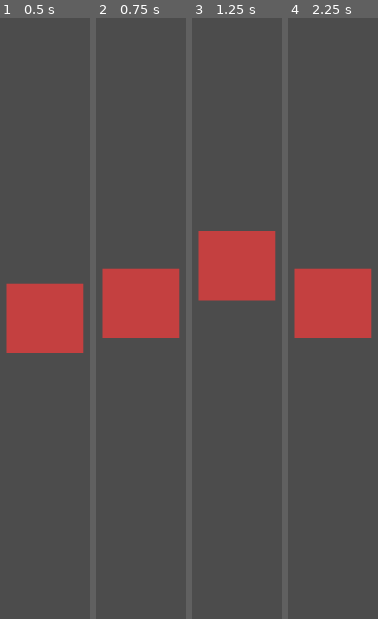
Above: before the commit, frames 1-4 (left to right).
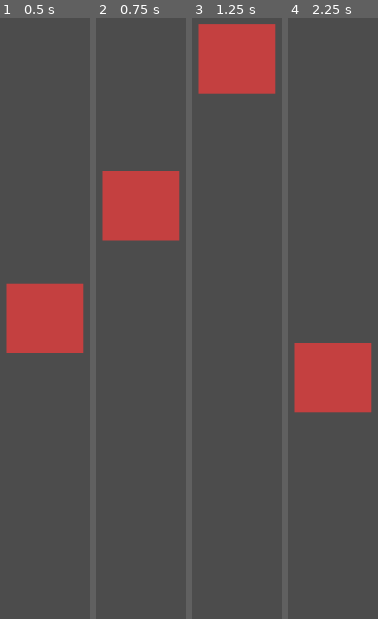
Above: after the commit, the same moments.

Repository: arthurnog/MicRunner
Game: Godot game, scene res://scenes/cursor.tscn
The game is run twice, just before and just after one commit, with the same random seed, the same clock (stepped at 60 frames per second) and the same inputs.
Inputs (mouse positions are in pixels of both pictures, inside the frame that each line leads up to):
- Up to frame 1 (0.5 s): no input
- Up to frame 2 (0.75 s): tap Enter at 0.5 s; hold Up (ui_up) from 0.53 s (still down); click (140, 318) at 0.67 s
- Up to frame 3 (1.25 s): keep holding Up (ui_up)
- Up to frame 4 (2.25 s): move the mouse to (outside the picture) at 1.27 s; release Up (ui_up) at 1.28 s; hold Down (ui_down) 1.28-2.03 s; move the mouse to (377, 144) at 2.02 s; hold Up (ui_up) from 2.03 s (still down)

Frame 1 is identical in both runs. In frame 2, 20% of the frame differs, in the area x 6-94%, y 25-54%; in frame 3, 20%, in the area x 6-94%, y 0-48%; in frame 4, 20%.

Commit message:
início da criação de uma trilha gerada proceduralmente

Diff:
--- a/humingRunner/project.godot
+++ b/humingRunner/project.godot
@@ -24,6 +24,7 @@
 window/size/width=720
 window/size/height=1280
 window/size/borderless=true
+window/size/fullscreen=true
 window/vsync/use_vsync=false
 
 [physics]
--- /dev/null
+++ b/humingRunner/scenes/RandomRoads.tscn
@@ -0,0 +1,10 @@
+[gd_scene load_steps=3 format=2]
+
+[ext_resource path="res://scripts/Line2D.gd" type="Script" id=1]
+[ext_resource path="res://scripts/RandomRoads.gd" type="Script" id=2]
+
+[node name="road" type="Node2D"]
+script = ExtResource( 2 )
+
+[node name="Line2D" type="Line2D" parent="."]
+script = ExtResource( 1 )
--- /dev/null
+++ b/humingRunner/scripts/Line2D.gd
@@ -0,0 +1,16 @@
+extends Line2D
+
+
+# Declare member variables here. Examples:
+# var a = 2
+# var b = "text"
+
+
+# Called when the node enters the scene tree for the first time.
+func _ready():
+	pass # Replace with function body.
+
+
+# Called every frame. 'delta' is the elapsed time since the previous frame.
+#func _process(delta):
+#	pass
--- /dev/null
+++ b/humingRunner/scripts/RandomRoads.gd
@@ -0,0 +1,35 @@
+extends Node2D
+
+
+export var num = 2
+export var slice = 10
+export var hillRange = 100
+
+var screenSize
+var road = Array()
+
+func _ready():
+	randomize()
+	screenSize = get_viewport().get_visible_rect().size
+	road = Array()
+	var startY = screenSize.y*(3/4) + (-hillRange + randi()%hillRange)
+	road.append(Vector2(0,startY))
+	addHills()
+
+func addHills():
+	var hillWidth = screenSize.x/num
+	var hillSlices = hillWidth/slice
+	var start = road[-1]
+	for i in range(num):
+		var height = randi()%hillRange
+		start.y-=height
+		for j in range(0, hillSlices):
+			var hillPoint = Vector2()
+			hillPoint.x = start.x + j*slice*hillWidth*i
+			hillPoint.y = start.y + cos((2*PI/hillSlices)*j)
+			$Line2D.add_point(hillPoint)
+		start.y += height
+
+# Called every frame. 'delta' is the elapsed time since the previous frame.
+#func _process(delta):
+#	pass
--- a/humingRunner/scripts/cursorPhysics.gd
+++ b/humingRunner/scripts/cursorPhysics.gd
@@ -4,19 +4,12 @@
 var motion = Vector2(0,0)
 var maxMov = 400
 const grav = 1000
-const speed = 2
+const speed = 15
 
 func _ready():
 	pass # Replace with function body.
 
 func _process(delta):
-	#if position.y > 620:
-	#	vel.y -= (position.y - 620)*0.1
-	#elif position.y < 620:
-	#	vel.y -= (620 - position.y)*0.1
-	#else:
-	#	vel.y = 0
-	#position += vel*delta
 	pass
 
 func _physics_process(delta):
